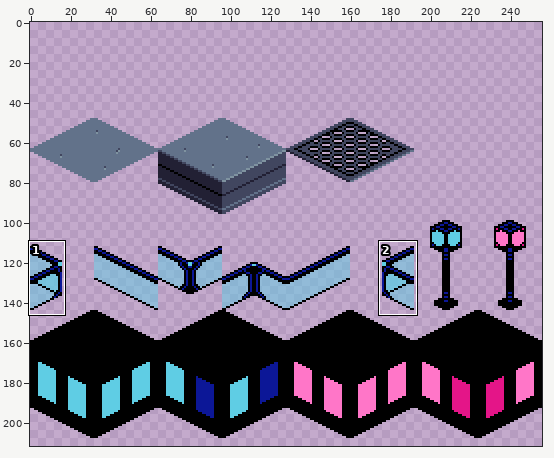
File history of a sprite sheet, Assets/Sprites/Object/level-1-tiles.png. The first picture is a wide view before the edit; the outline marks the close-up.
Close-up. Earlier state:
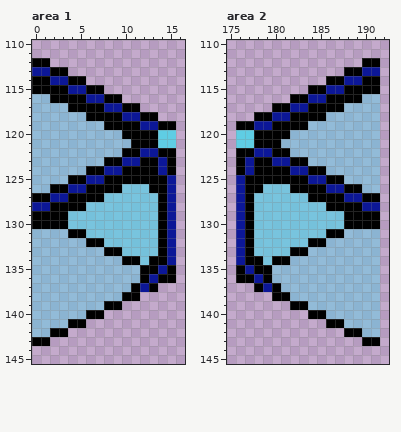
The file is 256x256 pixels. Shown: area 1: x 0..16, y 110..145; area 2: x 175..192, y 110..145. The old version is drawn lined up with the new one. The wide view leaves out empty margins. The commit also changed other parts of the picture, which this record leaves out.
After the commit:
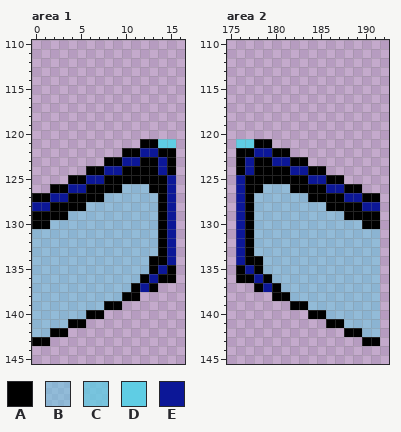
Palette (. is transparent): A #000000  B #5fcde47f  C #5fcde4bf  D #5fcde4  E #0c1797
Changes in this commit:
whole drawing moved by +0,+48 (the old picture is shown already moved)
Area 1:
The edit turns colour A into colour B in row 130 at x 2 to 3; in row 131 at x 4 to 5; in row 132 at x 6 to 7; in row 133 at x 8 to 9; in row 134 at x 10 to 11; in row 135 at x 12.
The edit turns colour C into colour B in row 126 at x 10 to 12; in row 127 at x 8 to 13; in row 128 at x 6 to 13; in rows 129 to 130 at x 4 to 13; in row 131 at x 6 to 13; in row 132 at x 8 to 13.
The edit turns colour C into colour B in row 133 at x 10 to 13; in row 134 at x 12.
Colour A is removed in row 112 at x 0 to 1; in row 113 at x 2 to 3; in row 114 at x 0 to 1 and 4 to 5; in row 115 at x 0 to 3 and 6 to 7; in row 116 at x 2 to 5 and 8 to 9; in row 117 at x 4 to 7 and 10 to 11.
Colour A is removed in row 118 at x 6 to 9 and 12 to 13; in row 119 at x 8 to 11 and 14 to 15; in row 120 at x 10 to 13; in row 121 at x 11.
Colour B is removed in row 116 at x 0 to 1; in row 117 at x 0 to 3; in row 118 at x 0 to 5; in row 119 at x 0 to 7; in row 120 at x 0 to 9; in row 121 at x 0 to 10.
Colour B is removed in row 122 at x 0 to 9; in row 123 at x 0 to 7; in row 124 at x 0 to 5; in row 125 at x 0 to 3; in row 126 at x 0 to 1.
Colour D is removed in row 120 at x 14 to 15.
Colour E is removed in row 113 at x 0 to 1; in row 114 at x 2 to 3; in row 115 at x 4 to 5; in row 116 at x 6 to 7; in row 117 at x 8 to 9; in row 118 at x 10 to 11.
Colour E is removed in row 119 at x 12 to 13.
Area 2:
The edit turns colour A into colour B in row 130 at x 188 to 189; in row 131 at x 186 to 187; in row 132 at x 184 to 185; in row 133 at x 182 to 183; in row 134 at x 180 to 181; in row 135 at x 179.
The edit turns colour C into colour B in row 126 at x 179 to 181; in row 127 at x 178 to 183; in row 128 at x 178 to 185; in rows 129 to 130 at x 178 to 187; in row 131 at x 178 to 185; in row 132 at x 178 to 183.
The edit turns colour C into colour B in row 133 at x 178 to 181; in row 134 at x 179.
Colour A is removed in row 112 at x 190 to 191; in row 113 at x 188 to 189; in row 114 at x 186 to 187 and 190 to 191; in row 115 at x 184 to 185 and 188 to 191; in row 116 at x 182 to 183 and 186 to 189; in row 117 at x 180 to 181 and 184 to 187.
Colour A is removed in row 118 at x 178 to 179 and 182 to 185; in row 119 at x 176 to 177 and 180 to 183; in row 120 at x 178 to 181; in row 121 at x 180.
Colour B is removed in row 116 at x 190 to 191; in row 117 at x 188 to 191; in row 118 at x 186 to 191; in row 119 at x 184 to 191; in row 120 at x 182 to 191; in row 121 at x 181 to 191.
Colour B is removed in row 122 at x 182 to 191; in row 123 at x 184 to 191; in row 124 at x 186 to 191; in row 125 at x 188 to 191; in row 126 at x 190 to 191.
Colour D is removed in row 120 at x 176 to 177.
Colour E is removed in row 113 at x 190 to 191; in row 114 at x 188 to 189; in row 115 at x 186 to 187; in row 116 at x 184 to 185; in row 117 at x 182 to 183; in row 118 at x 180 to 181.
Colour E is removed in row 119 at x 178 to 179.
Boxes around the changes in both close-ups, in picture pixels (x1, y1, x2, y2):
changed: (32, 58, 176, 274)
changed: (236, 58, 380, 274)
